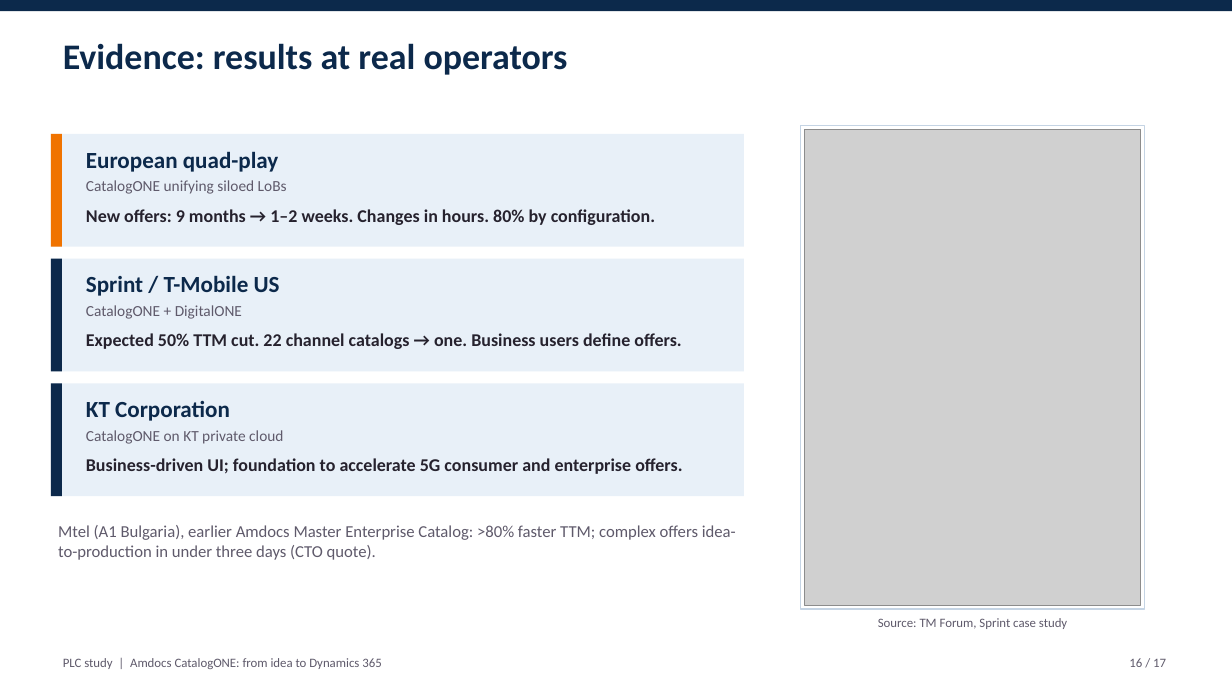
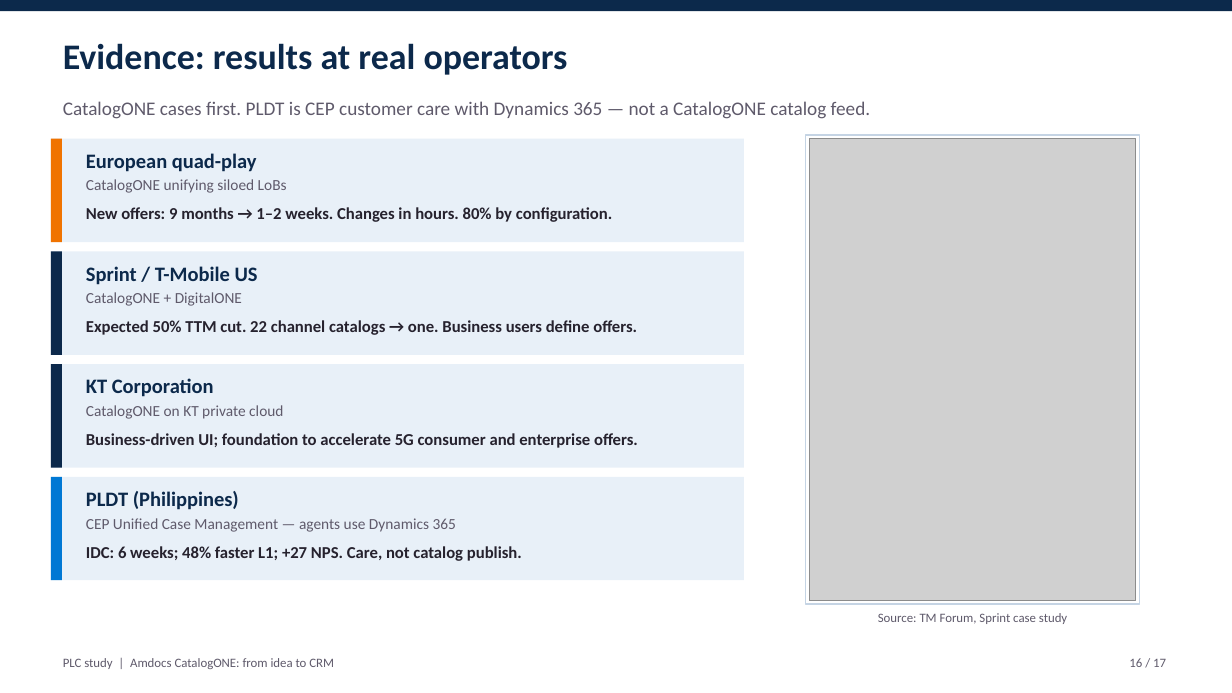
Before and after one commit to abdoe31/learnksa, a slide deck: slide 16 of plc_study/PLC_CatalogONE_Presentation.pptx. Drawn at 1232x693 pixels with LibreOffice and Linux fonts; fonts in the diff are those of the drawing; grey boxes stand for pictures. Boxes give left, top, right and bottom in pixels: in the first picture for what was removed or moved away, otherwise in the second. Text is boxed around its words. In the diff, an @@ line names an element or a change of style, - is before the commit and + after.

```diff
--- a/plc_study/PLC_CatalogONE_Presentation.pptx
+++ b/plc_study/PLC_CatalogONE_Presentation.pptx
@@ text added at [63, 101, 870, 119], 15 pt, text #5F5A6B @@
+CatalogONE cases first. PLDT is CEP customer care with Dynamics 365 — not a CatalogONE catalog feed.
@@ rectangle: place and size @@
-rectangle at [51, 134, 744, 247]
+rectangle at [51, 139, 744, 242]
@@ rectangle: place and size @@
-rectangle at [51, 134, 62, 247]
+rectangle at [51, 139, 62, 242]
@@ rectangle: place and size @@
-rectangle at [800, 126, 1144, 609]
+rectangle at [806, 135, 1141, 604]
@@ picture: place and size @@
-picture at [804, 129, 1141, 605]
+picture at [810, 139, 1137, 601]
@@ rectangle: place and size @@
-rectangle at [51, 259, 744, 372]
+rectangle at [51, 251, 744, 355]
@@ rectangle: place and size @@
-rectangle at [51, 259, 62, 372]
+rectangle at [51, 251, 62, 355]
@@ text "Sprint / T-Mobile US": place and size @@
-text "Sprint / T-Mobile US" at [86, 275, 280, 296]
+text "Sprint / T-Mobile US" at [86, 266, 258, 285]
@@ text "CatalogONE + DigitalONE": place and size @@
-text "CatalogONE + DigitalONE" at [86, 305, 242, 319]
+text "CatalogONE + DigitalONE" at [86, 292, 242, 306]
@@ text "Expected 50% TTM cut. 22 ...": place and size @@
-text "Expected 50% TTM cut. 22 ..." at [86, 333, 681, 349]
+text "Expected 50% TTM cut. 22 ..." at [86, 320, 637, 335]
@@ rectangle: place and size @@
-rectangle at [51, 384, 744, 496]
+rectangle at [51, 364, 744, 468]
@@ rectangle: place and size @@
-rectangle at [51, 384, 62, 496]
+rectangle at [51, 364, 62, 468]
@@ size 18 to 16 pt in 3 elements at [86, 153, 257, 172], [86, 266, 258, 285], [86, 378, 214, 397] @@
@@ text "KT Corporation": place and size @@
-text "KT Corporation" at [86, 401, 230, 421]
+text "KT Corporation" at [86, 378, 214, 397]
@@ text "CatalogONE on KT private cloud": place and size @@
-text "CatalogONE on KT private cloud" at [86, 430, 283, 444]
+text "CatalogONE on KT private cloud" at [86, 405, 283, 419]
@@ size 14 to 13 pt in 3 elements at [86, 207, 612, 222], [86, 320, 637, 335], [86, 433, 638, 448] @@
@@ text "Business-driven UI; foundation to accelerate ...": place and size @@
-text "Business-driven UI; foundation to accelerate ..." at [86, 458, 682, 474]
+text "Business-driven UI; foundation to accelerate ..." at [86, 433, 638, 448]
@@ rectangle added at [51, 477, 744, 580], fill #E8F0F8 @@
@@ rectangle added at [51, 477, 62, 580], fill #0078D4 @@
@@ text added at [86, 491, 239, 510], 16 pt, text #0C294B, bold @@
+PLDT (Philippines)
@@ text removed at [58, 525, 736, 560] @@
-Mtel (A1 Bulgaria), earlier Amdocs Master Enterprise Catalog: >80% faster TTM; complex offers idea-to-production in under three days (CTO quote).
@@ text added at [86, 518, 456, 532], 12 pt, text #5F5A6B @@
+CEP Unified Case Management — agents use Dynamics 365
@@ text added at [86, 546, 522, 561], 13 pt, text #26222E, bold @@
+IDC: 6 weeks; 48% faster L1; +27 NPS. Care, not catalog publish.
@@ text "Source: TM Forum, Sprint case ...": place and size @@
-text "Source: TM Forum, Sprint case ..." at [878, 618, 1067, 629]
+text "Source: TM Forum, Sprint case ..." at [878, 613, 1067, 624]
@@ text at [63, 658, 334, 669]: text changed @@
-PLC study | Amdocs CatalogONE: from idea to Dynamics 365
+PLC study | Amdocs CatalogONE: from idea to CRM
```
Also in this commit, not shown: 16 other slides changed, 4 other files.
